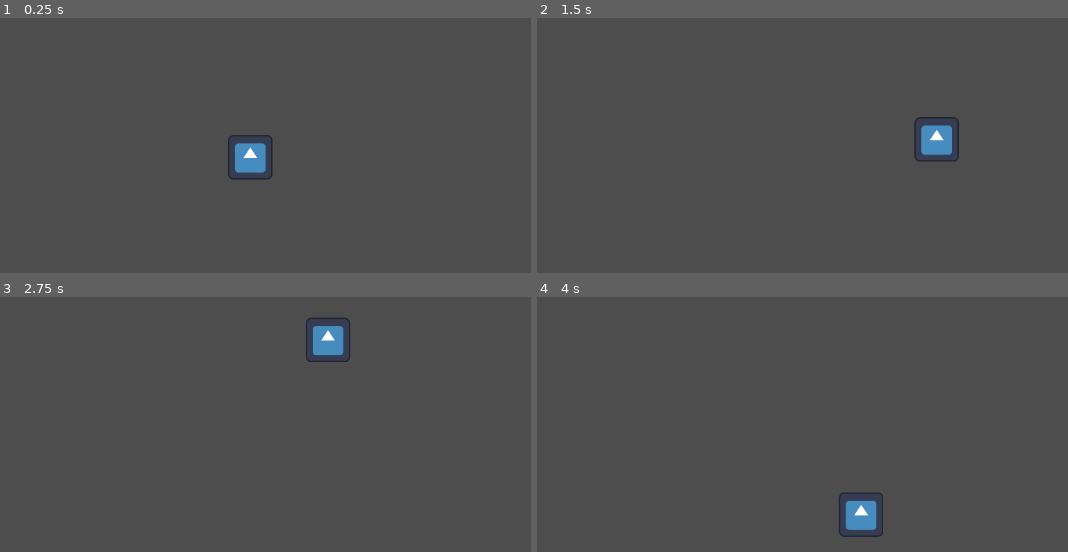
Above: before the commit, frames 1-4 (two rows, left to right).
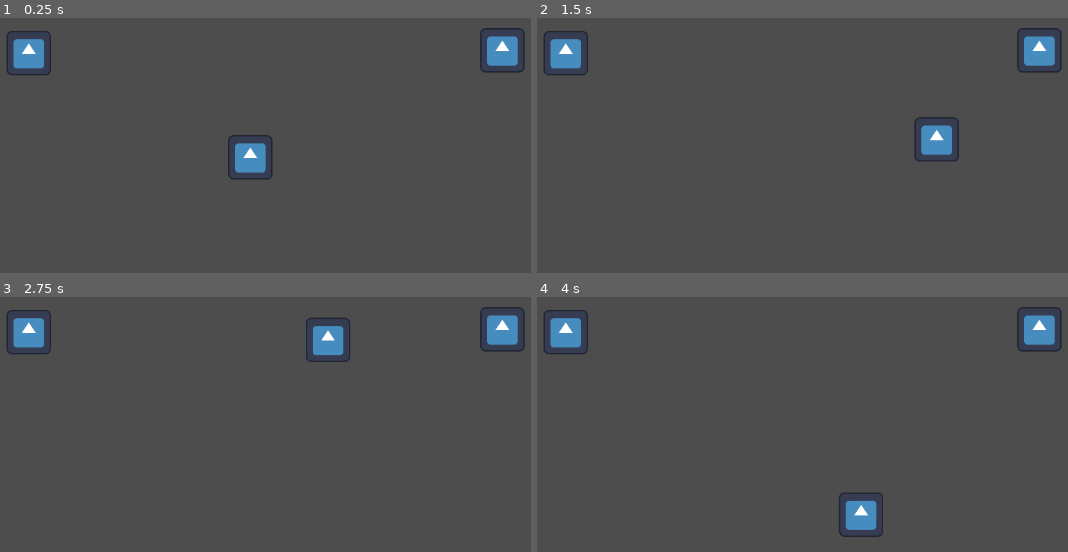
Above: after the commit, the same moments.

Repository: SalarymanDev/piratejam-15
Game: Godot game, scene res://Scenes/Levels/Playgrounds/roberts_playground.tscn
Same seed, same stepped clock (60 frames per second), same inputs: the game is played once before the commit and once after it. This scene is started directly instead of the project's main scene. The engine's default icon, where the game draws it, is replaced by a stand-in: a white triangle on a blue panel in a dark square.
Inputs (mouse positions are in pixels of both pictures, inside the frame that each line leads up to):
- Up to frame 1 (0.25 s): no input
- Up to frame 2 (1.5 s): tap Enter at 0.5 s; move the mouse to (961, 135) at 0.52 s; click (961, 135) at 0.67 s; move the mouse to (627, 181) at 1.27 s; click (627, 181) at 1.42 s
- Up to frame 3 (2.75 s): move the mouse to (329, 337) at 2.02 s; click (329, 337) at 2.17 s
- Up to frame 4 (4 s): move the mouse to (749, 526) at 2.77 s; click (749, 526) at 2.92 s; move the mouse to (1025, 503) at 3.52 s; click (1025, 503) at 3.67 s

The runs differ from the first frame. In frame 1, 1.8% of the frame differs, in the area x 1-99%, y 3-23%; in frame 2, 1.8%; in frame 3, 1.8%; in frame 4, 1.8%.

Commit message:
Implemented player movement to and interactable element
* Added ClickableComponent to determine which element the player is clicking on.
* Added a test scene for Interactable elements

Diff:
--- /dev/null
+++ b/Components/Carry/CarryComponent.gd
@@ -0,0 +1,9 @@
+extends Area2D
+class_name CarryComponent
+
+
+func pickup() -> void:
+	pass
+
+func drop() -> void:
+	pass
--- /dev/null
+++ b/Components/Carry/CarryComponent.tscn
@@ -0,0 +1,9 @@
+[gd_scene load_steps=2 format=3 uid="uid://8l2i7tg7bfud"]
+
+[ext_resource type="Script" path="res://Components/Carry/CarryComponent.gd" id="1_xewpf"]
+
+[node name="CarryComponent" type="Area2D"]
+collision_layer = 0
+collision_mask = 4
+monitorable = false
+script = ExtResource("1_xewpf")
--- /dev/null
+++ b/Components/Clickable/ClickableComponent.gd
@@ -0,0 +1,7 @@
+extends Area2D
+
+func _on_mouse_entered() -> void:
+	MouseManager.set_target(get_parent() as Node2D)
+
+func _on_mouse_exited() -> void:
+	MouseManager.set_target(null)
--- /dev/null
+++ b/Components/Clickable/ClickableComponent.tscn
@@ -0,0 +1,9 @@
+[gd_scene load_steps=2 format=3 uid="uid://kp38v1bep0br"]
+
+[ext_resource type="Script" path="res://Components/Clickable/ClickableComponent.gd" id="1_odpxt"]
+
+[node name="ClickableComponent" type="Area2D"]
+script = ExtResource("1_odpxt")
+
+[connection signal="mouse_entered" from="." to="." method="_on_mouse_entered"]
+[connection signal="mouse_exited" from="." to="." method="_on_mouse_exited"]
--- /dev/null
+++ b/Components/Interact/InteractComponent.gd
@@ -0,0 +1,17 @@
+extends Area2D
+class_name InteractComponent
+
+var interactable_in_range: Node2D
+
+func interact() -> void:
+	if !interactable_in_range:
+		return
+
+
+
+func _on_area_entered(area: Area2D) -> void:
+	interactable_in_range = area
+
+
+func _on_area_exited(area: Area2D) -> void:
+	interactable_in_range = null
--- /dev/null
+++ b/Components/Interact/InteractComponent.tscn
@@ -0,0 +1,12 @@
+[gd_scene load_steps=2 format=3 uid="uid://dfw07hfl3c3p0"]
+
+[ext_resource type="Script" path="res://Components/Interact/InteractComponent.gd" id="1_2oi3f"]
+
+[node name="InteractComponent" type="Area2D"]
+collision_layer = 0
+collision_mask = 8
+monitorable = false
+script = ExtResource("1_2oi3f")
+
+[connection signal="area_entered" from="." to="." method="_on_area_entered"]
+[connection signal="area_exited" from="." to="." method="_on_area_exited"]
--- /dev/null
+++ b/Components/Interactable/InteractableComponent.gd
@@ -0,0 +1,6 @@
+extends Area2D
+class_name InteractableComponent
+
+
+func interact() -> void:
+	print("interacted")
--- /dev/null
+++ b/Components/Interactable/InteractableComponent.tscn
@@ -0,0 +1,9 @@
+[gd_scene load_steps=2 format=3 uid="uid://c7mq33jnyrhfh"]
+
+[ext_resource type="Script" path="res://Components/Interactable/InteractableComponent.gd" id="1_ckaym"]
+
+[node name="InteractableComponent" type="Area2D"]
+collision_layer = 8
+collision_mask = 0
+monitoring = false
+script = ExtResource("1_ckaym")
--- a/Scenes/Characters/Player/Player.gd
+++ b/Scenes/Characters/Player/Player.gd
@@ -1,6 +1,7 @@
 extends CharacterBody2D
 
 @onready var navigation_component: NavigationComponent = $NavigationComponent
+
 
 func _input(event: InputEvent) -> void:
 	if not event is InputEventMouseButton:
@@ -12,4 +13,12 @@
 		return
 	if event.button_index != MOUSE_BUTTON_LEFT:
 		return
+
+	if MouseManager.has_target():
+		var target: Node2D = MouseManager.get_target()
+		var interactable_component: InteractableComponent = target.find_child("InteractableComponent")
+		if interactable_component:
+			navigation_component.target_position = interactable_component.global_position
+			return
+
 	navigation_component.target_position = event.global_position
--- /dev/null
+++ b/Scenes/Equipment/InteractableTest.tscn
@@ -0,0 +1,36 @@
+[gd_scene load_steps=7 format=3 uid="uid://dywwm3yrwrq8o"]
+
+[ext_resource type="PackedScene" uid="uid://c7mq33jnyrhfh" path="res://Components/Interactable/InteractableComponent.tscn" id="1_fsdej"]
+[ext_resource type="Texture2D" uid="uid://dbff6l4k40kql" path="res://Assets/icon.svg" id="1_kimyu"]
+[ext_resource type="PackedScene" uid="uid://kp38v1bep0br" path="res://Components/Clickable/ClickableComponent.tscn" id="4_wwnky"]
+
+[sub_resource type="RectangleShape2D" id="RectangleShape2D_2puff"]
+size = Vector2(65, 13)
+
+[sub_resource type="CircleShape2D" id="CircleShape2D_175vk"]
+radius = 20.0
+
+[sub_resource type="RectangleShape2D" id="RectangleShape2D_usnpa"]
+size = Vector2(60, 60)
+
+[node name="InteractableTest" type="StaticBody2D"]
+collision_layer = 2
+
+[node name="CollisionShape2D" type="CollisionShape2D" parent="."]
+position = Vector2(0, 0.5)
+shape = SubResource("RectangleShape2D_2puff")
+
+[node name="Sprite2D" type="Sprite2D" parent="."]
+scale = Vector2(0.5, 0.5)
+texture = ExtResource("1_kimyu")
+
+[node name="InteractableComponent" parent="." instance=ExtResource("1_fsdej")]
+position = Vector2(2.08165e-12, 45)
+
+[node name="CollisionShape2D" type="CollisionShape2D" parent="InteractableComponent"]
+shape = SubResource("CircleShape2D_175vk")
+
+[node name="ClickableComponent" parent="." instance=ExtResource("4_wwnky")]
+
+[node name="CollisionShape2D" type="CollisionShape2D" parent="ClickableComponent"]
+shape = SubResource("RectangleShape2D_usnpa")
--- a/Scenes/Levels/Playgrounds/roberts_playground.tscn
+++ b/Scenes/Levels/Playgrounds/roberts_playground.tscn
@@ -1,48 +1,60 @@
-[gd_scene load_steps=4 format=3 uid="uid://cl8ci2gqvsxgy"]
+[gd_scene load_steps=5 format=3 uid="uid://cl8ci2gqvsxgy"]
 
 [ext_resource type="PackedScene" uid="uid://vax5lodmmg32" path="res://Scenes/Characters/Player/Player.tscn" id="1_p1yvi"]
+[ext_resource type="PackedScene" uid="uid://dywwm3yrwrq8o" path="res://Scenes/Equipment/InteractableTest.tscn" id="2_i6qtn"]
 
 [sub_resource type="NavigationPolygon" id="NavigationPolygon_jmj5o"]
-vertices = PackedVector2Array(531, 281, -529, 277, -531, -281, 531, -281)
-polygons = Array[PackedInt32Array]([PackedInt32Array(0, 1, 2, 3)])
-outlines = Array[PackedVector2Array]([PackedVector2Array(-541, -291, -539, 287, 541, 292, 541, -291)])
+vertices = PackedVector2Array(-509, 256, -257, -113, 301, -117, 426, -117, 505, 256, 510, -194, 426, -190, -382, -113, -382, -186, -510, -143, -510, -260, -257, -186, 510, -260, 301, -190)
+polygons = Array[PackedInt32Array]([PackedInt32Array(0, 1, 2, 3, 4), PackedInt32Array(5, 4, 3, 6), PackedInt32Array(7, 1, 0), PackedInt32Array(8, 7, 0, 9, 10), PackedInt32Array(11, 8, 10, 12, 5, 13), PackedInt32Array(2, 1, 11, 13), PackedInt32Array(13, 5, 6)])
+outlines = Array[PackedVector2Array]([PackedVector2Array(-541, -291, -539, 287, 535, 286, 541, -291)])
 source_geometry_group_name = &"navigation_polygon_source_group"
+agent_radius = 30.0
 
 [sub_resource type="RectangleShape2D" id="RectangleShape2D_ut1c4"]
 
 [node name="RobertsPlayground" type="Node2D"]
 
-[node name="NavigationRegion2D" type="NavigationRegion2D" parent="."]
+[node name="NavigationRegion2D" type="NavigationRegion2D" parent="." groups=["Navigation"]]
 position = Vector2(575, 323)
 navigation_polygon = SubResource("NavigationPolygon_jmj5o")
 
+[node name="WallWest" type="StaticBody2D" parent="NavigationRegion2D"]
+position = Vector2(-550, 1)
+scale = Vector2(1, 30)
+collision_layer = 2
+
+[node name="CollisionShape2D" type="CollisionShape2D" parent="NavigationRegion2D/WallWest"]
+shape = SubResource("RectangleShape2D_ut1c4")
+
+[node name="WallEast" type="StaticBody2D" parent="NavigationRegion2D"]
+position = Vector2(550, 1)
+scale = Vector2(1, 30)
+collision_layer = 2
+
+[node name="CollisionShape2D" type="CollisionShape2D" parent="NavigationRegion2D/WallEast"]
+shape = SubResource("RectangleShape2D_ut1c4")
+
+[node name="WallSouth" type="StaticBody2D" parent="NavigationRegion2D"]
+position = Vector2(0, 300)
+scale = Vector2(56, 1)
+collision_layer = 2
+
+[node name="CollisionShape2D" type="CollisionShape2D" parent="NavigationRegion2D/WallSouth"]
+shape = SubResource("RectangleShape2D_ut1c4")
+
+[node name="WallNorth" type="StaticBody2D" parent="NavigationRegion2D"]
+position = Vector2(0, -300)
+scale = Vector2(56, 1)
+collision_layer = 2
+
+[node name="CollisionShape2D" type="CollisionShape2D" parent="NavigationRegion2D/WallNorth"]
+shape = SubResource("RectangleShape2D_ut1c4")
+
+[node name="InteractableTest" parent="NavigationRegion2D" instance=ExtResource("2_i6qtn")]
+position = Vector2(-319, -150)
+
+[node name="InteractableTest2" parent="NavigationRegion2D" instance=ExtResource("2_i6qtn")]
+position = Vector2(363, -154)
+
 [node name="Player" parent="." instance=ExtResource("1_p1yvi")]
 position = Vector2(575, 323)
-
-[node name="WallWest" type="StaticBody2D" parent="."]
-position = Vector2(25, 324)
-scale = Vector2(1, 30)
-
-[node name="CollisionShape2D" type="CollisionShape2D" parent="WallWest"]
-shape = SubResource("RectangleShape2D_ut1c4")
-
-[node name="WallEast" type="StaticBody2D" parent="."]
-position = Vector2(1125, 324)
-scale = Vector2(1, 30)
-
-[node name="CollisionShape2D" type="CollisionShape2D" parent="WallEast"]
-shape = SubResource("RectangleShape2D_ut1c4")
-
-[node name="WallSouth" type="StaticBody2D" parent="."]
-position = Vector2(575, 623)
-scale = Vector2(56, 1)
-
-[node name="CollisionShape2D" type="CollisionShape2D" parent="WallSouth"]
-shape = SubResource("RectangleShape2D_ut1c4")
-
-[node name="WallNorth" type="StaticBody2D" parent="."]
-position = Vector2(575, 23)
-scale = Vector2(56, 1)
-
-[node name="CollisionShape2D" type="CollisionShape2D" parent="WallNorth"]
-shape = SubResource("RectangleShape2D_ut1c4")
--- /dev/null
+++ b/Scripts/MouseManager.gd
@@ -0,0 +1,12 @@
+extends Node
+
+var _current_target: Node2D
+
+func set_target(new_target: Node2D) -> void:
+	_current_target = new_target
+
+func get_target() -> Node2D:
+	return _current_target
+
+func has_target() -> bool:
+	return !!_current_target
--- a/project.godot
+++ b/project.godot
@@ -15,6 +15,10 @@
 config/features=PackedStringArray("4.2", "GL Compatibility")
 config/icon="res://Assets/icon.svg"
 
+[autoload]
+
+MouseManager="*res://Scripts/MouseManager.gd"
+
 [debug]
 
 gdscript/warnings/untyped_declaration=2
@@ -28,10 +32,20 @@
 window/stretch/mode="viewport"
 window/stretch/aspect="ignore"
 
+[input]
+
+Click={
+"deadzone": 0.5,
+"events": [Object(InputEventMouseButton,"resource_local_to_scene":false,"resource_name":"","device":-1,"window_id":0,"alt_pressed":false,"shift_pressed":false,"ctrl_pressed":false,"meta_pressed":false,"button_mask":0,"position":Vector2(0, 0),"global_position":Vector2(0, 0),"factor":1.0,"button_index":1,"canceled":false,"pressed":false,"double_click":false,"script":null)
+]
+}
+
 [layer_names]
 
 2d_physics/layer_1="Player"
 2d_physics/layer_2="StaticObject"
+2d_physics/layer_3="Item"
+2d_physics/layer_4="Interactable"
 
 [rendering]
 
